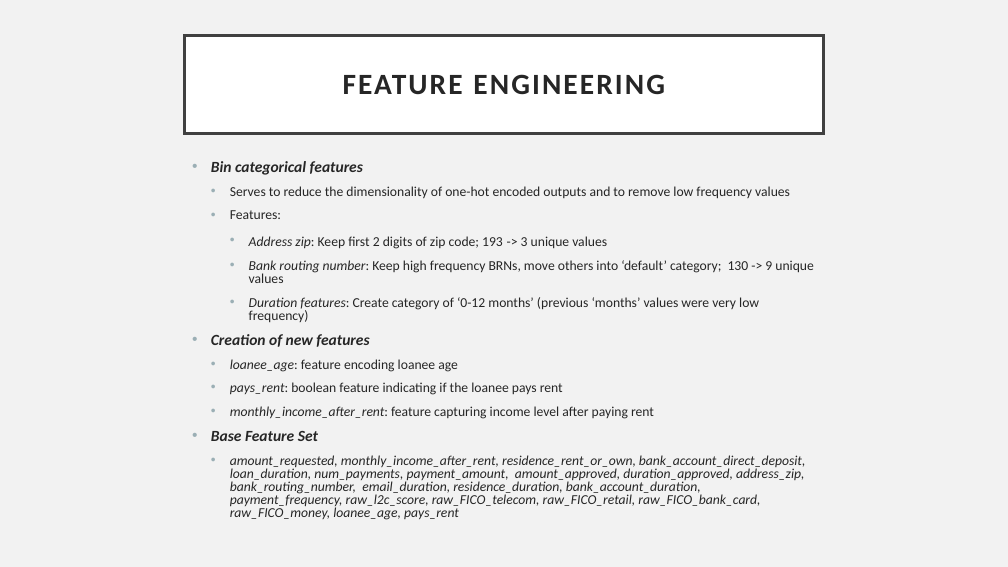
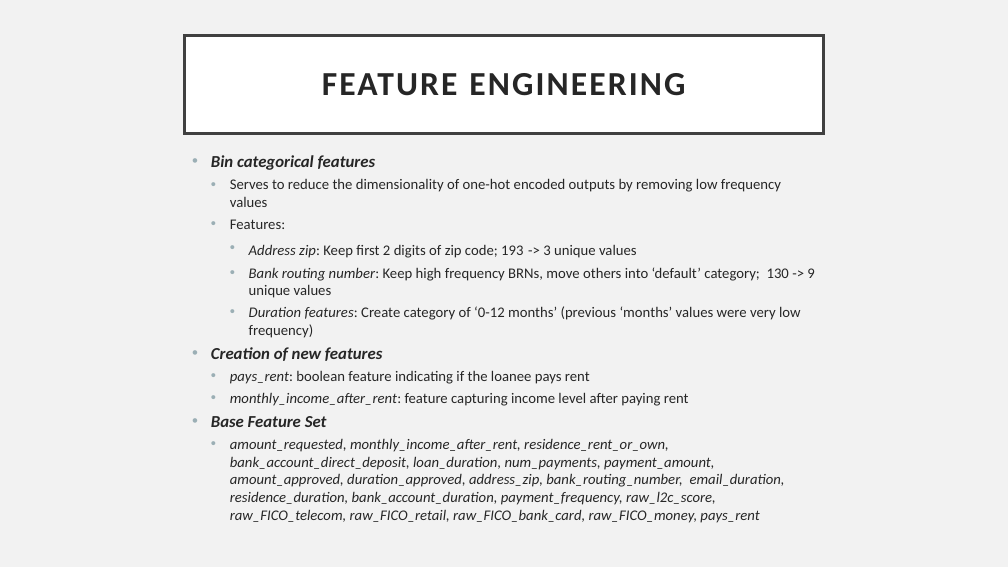
Before and after one commit to jaredandrews97/Sample-Project-BlastPoint, a slide deck: slide 9 of report/Blastpoint Presentation.pptx. Drawn at 1008x567 pixels with LibreOffice and Linux fonts; fonts in the diff are those of the drawing. Boxes give left, top, right and bottom in pixels: in the first picture for what was removed or moved away, otherwise in the second. Text is boxed around its words. In the diff, an @@ line names an element or a change of style, - is before the commit and + after.

```diff
--- a/report/Blastpoint Presentation.pptx
+++ b/report/Blastpoint Presentation.pptx
@@ title "FEATURE ENGINEERING" at box(185, 36, 823, 134): size 28 to 32 pt @@
@@ text at box(211, 155, 814, 427): size 14.8 to 16 pt in "Bin categorical features", "Creation of new features", "Base Feature Set"; size 12.9 to 14 pt in "Features:", "Address zip: Keep first 2 digits of ...", "Bank routing number: Keep high frequency BRNs, ...", "Duration features: Create category of ‘0-12 months’ ..." and 2 more places; line spacing 0.8 to 1; less space between paragraphs @@
@@ text at box(230, 178, 781, 207): text changed; size 12.9 to 14 pt @@
-  • Serves to reduce the dimensionality of one-hot encoded outputs and to remove low frequency values
+  • Serves to reduce the dimensionality of one-hot encoded outputs by removing low frequency values
@@ text at box(230, 359, 458, 372): paragraph removed @@
-  • loanee_age: feature encoding loanee age
@@ text at box(230, 438, 785, 523): text changed; size 12.9 to 14 pt @@
-  • amount_requested, monthly_income_after_rent, residence_rent_or_own, bank_account_direct_deposit, loan_duration, num_payments, payment_amount, amount_approved, duration_approved, address_zip, bank_routing_number, email_duration, residence_duration, bank_account_duration, payment_frequency, raw_l2c_score, raw_FICO_telecom, raw_FICO_retail, raw_FICO_bank_card, raw_FICO_money, loanee_age, pays_rent
+  • amount_requested, monthly_income_after_rent, residence_rent_or_own, bank_account_direct_deposit, loan_duration, num_payments, payment_amount, amount_approved, duration_approved, address_zip, bank_routing_number, email_duration, residence_duration, bank_account_duration, payment_frequency, raw_l2c_score, raw_FICO_telecom, raw_FICO_retail, raw_FICO_bank_card, raw_FICO_money, pays_rent
```
Also in this commit, not shown: 13 other slides changed, 4 slides added, 1 slide removed, 2 other files.
